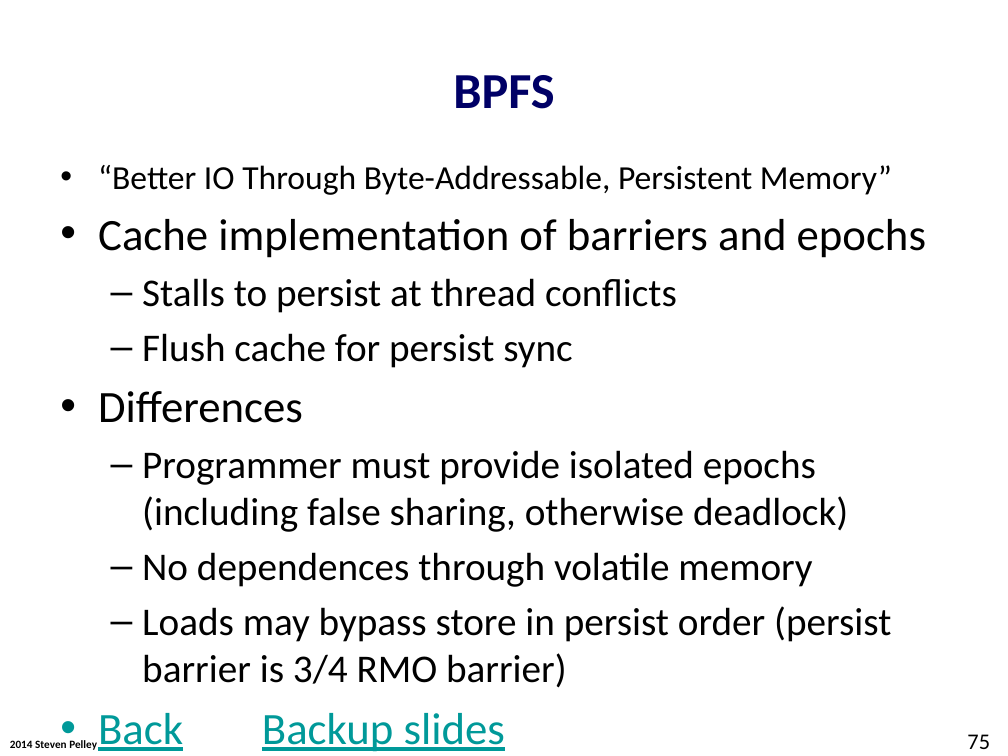
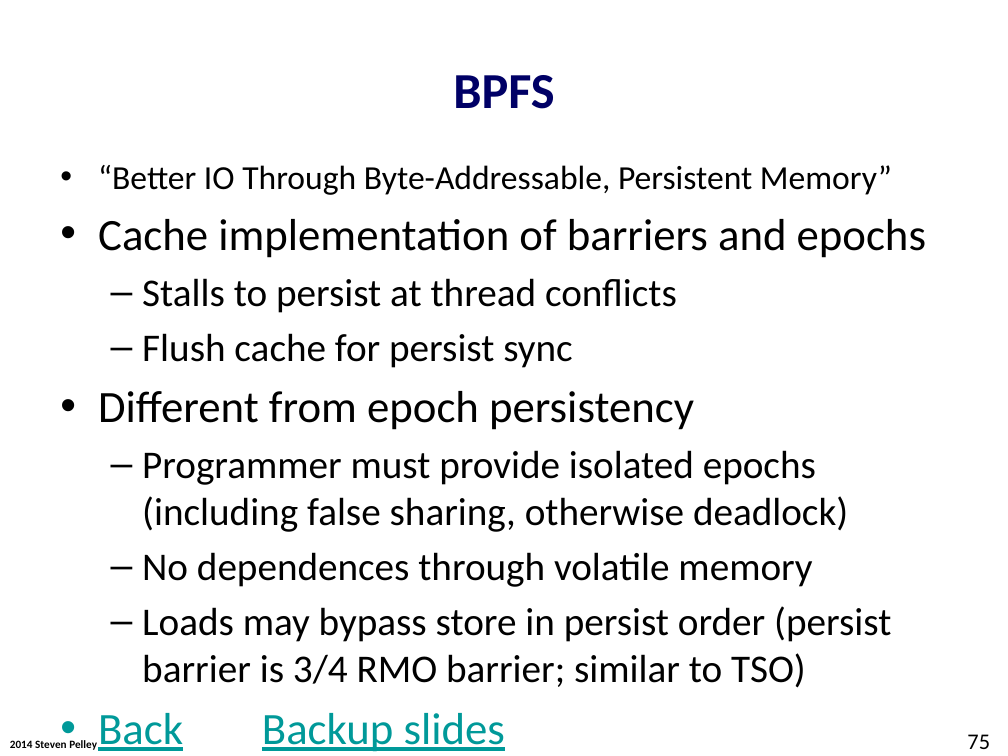
Before and after one commit to Abulila/dissertation, a slide deck: slide 75 of proposal/defense.pptx. Drawn at 1008x756 pixels with LibreOffice and Linux fonts; fonts in the diff are those of the drawing; background and template pictures are left out. Boxes give left, top, right and bottom in pixels: in the first picture for what was removed or moved away, otherwise in the second. Text is boxed around its words. In the diff, an @@ line names an element or a change of style, - is before the commit and + after.

```diff
--- a/proposal/defense.pptx
+++ b/proposal/defense.pptx
@@ text at box(98, 391, 694, 430): text changed @@
-• Differences
+• Different from epoch persistency
@@ text at box(142, 606, 891, 688): text changed @@
-  – Loads may bypass store in persist order (persist barrier is 3/4 RMO barrier)
+  – Loads may bypass store in persist order (persist barrier is 3/4 RMO barrier; similar to TSO)
```
Also in this commit, not shown: 18 other slides changed, 1 slide removed.
